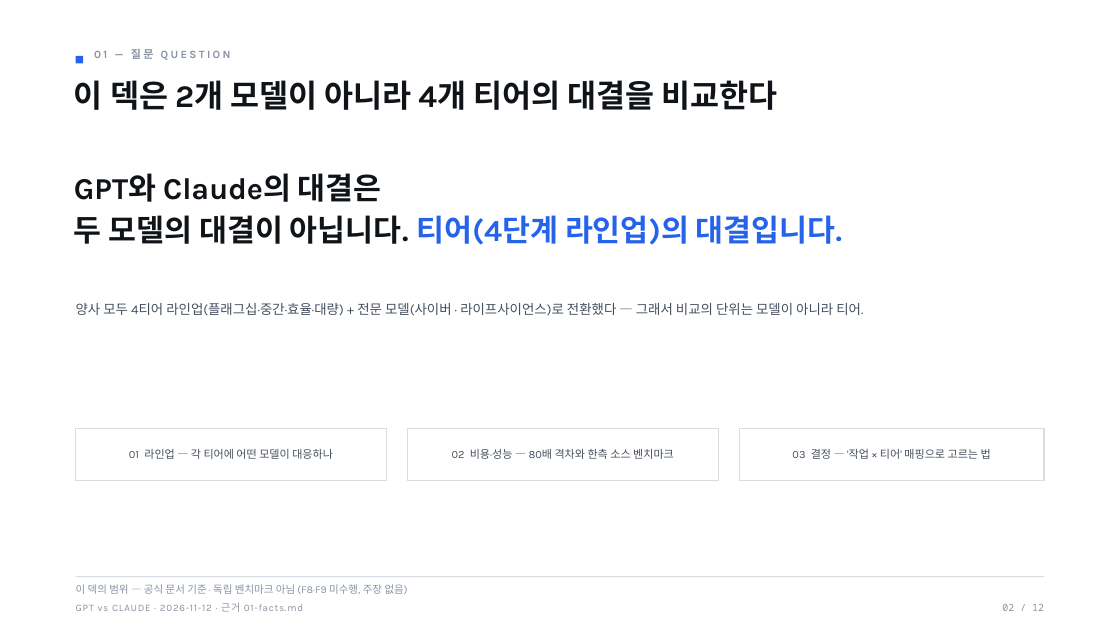
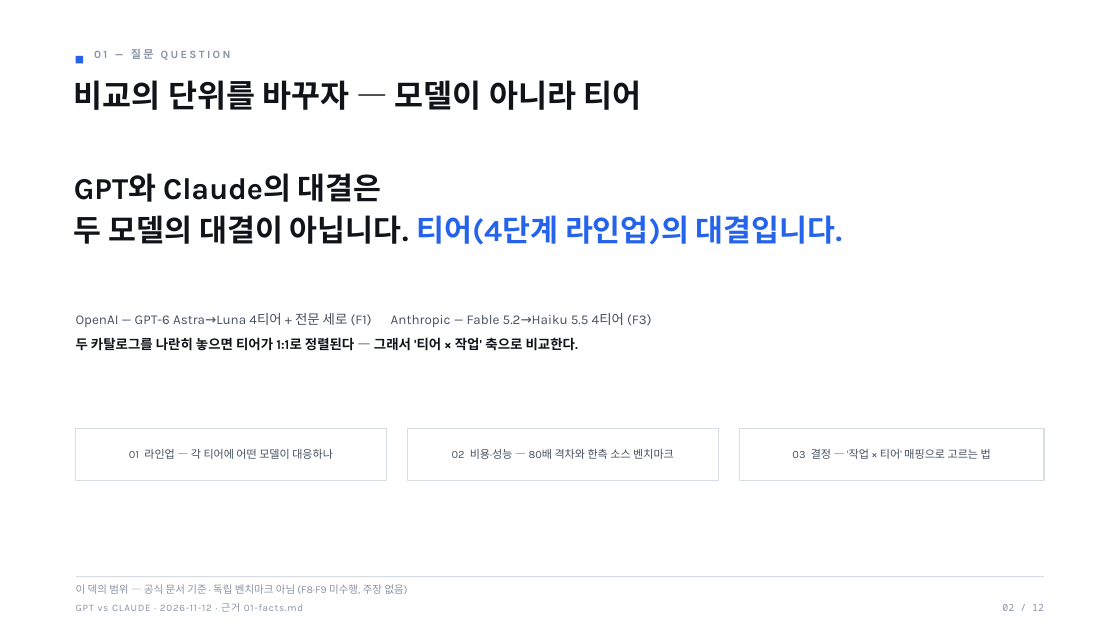
Before and after one commit to yjj3019/AI-Harness, a slide deck: slide 2 of docs/practice/ai-model-competition-2026-11-12/03-deck.pptx. Drawn at 1120x630 pixels with LibreOffice and Linux fonts; fonts in the diff are those of the drawing. Boxes give left, top, right and bottom in pixels: in the first picture for what was removed or moved away, otherwise in the second. Text is boxed around its words. In the diff, an @@ line names an element or a change of style, - is before the commit and + after.

```diff
--- a/docs/practice/ai-model-competition-2026-11-12/03-deck.pptx
+++ b/docs/practice/ai-model-competition-2026-11-12/03-deck.pptx
@@ text at (74, 80, 641, 110): text changed @@
-이 덱은 2개 모델이 아니라 4개 티어의 대결을 비교한다
+비교의 단위를 바꾸자 — 모델이 아니라 티어
@@ text at (76, 313, 652, 351): text changed @@
-양사 모두 4티어 라인업(플래그십·중간·효율·대량) + 전문 모델(사이버 · 라이프사이언스)로 전환했다 — 그래서 비교의 단위는 모델이 아니라 티어.
+OpenAI — GPT-6 Astra→Luna 4티어 + 전문 세로 (F1) Anthropic — Fable 5.2→Haiku 5.5 4티어 (F3)
+두 카탈로그를 나란히 놓으면 티어가 1:1로 정렬된다 — 그래서 '티어 × 작업' 축으로 비교한다.
```
Also in this commit, not shown: 6 other slides changed, 3 other files.
